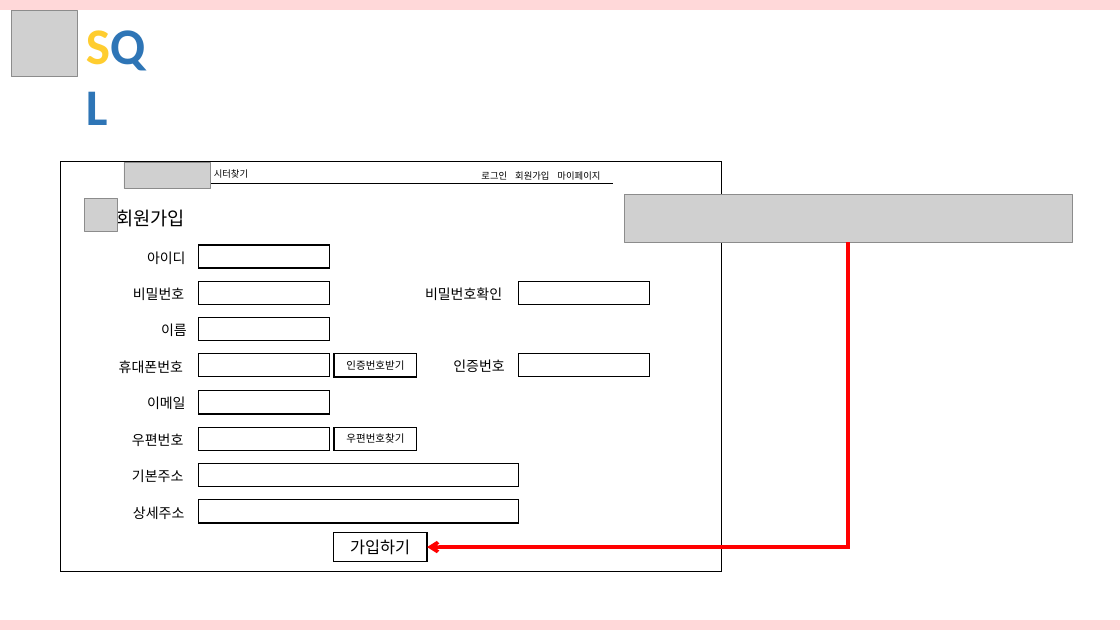
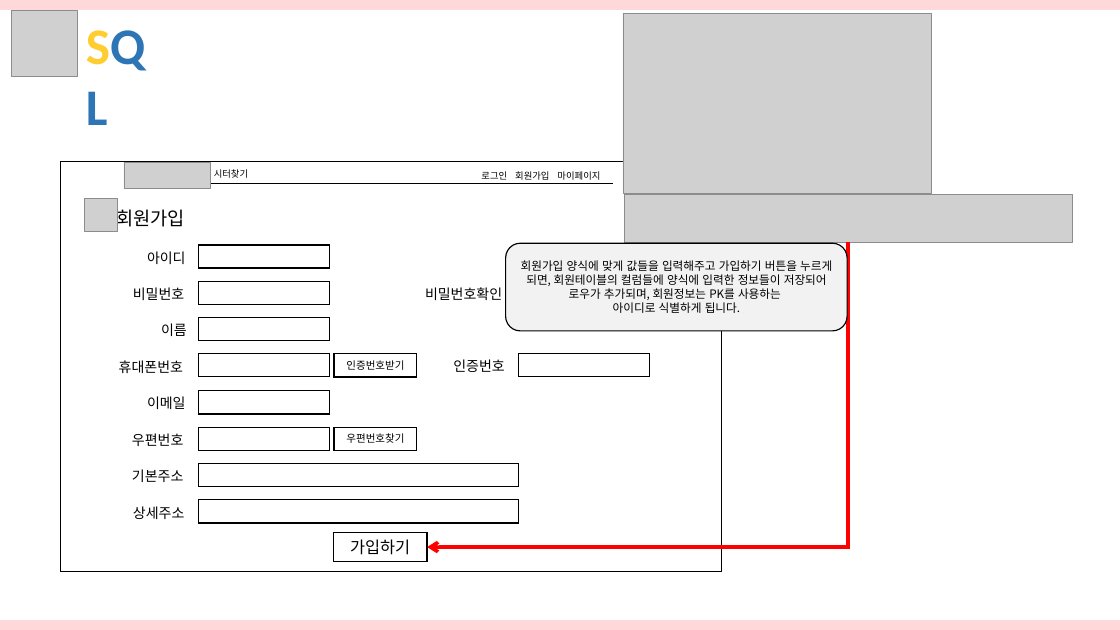
Before and after one commit to hhsw07/ezen-academy-projects, a slide deck: slide 11 of 3조 화면설계서 - SQL 통합.pptx (slide 10 before the commit). Drawn at 1120x630 pixels with LibreOffice and Linux fonts; fonts in the diff are those of the drawing; grey boxes stand for pictures. Boxes give left, top, right and bottom in pixels: in the first picture for what was removed or moved away, otherwise in the second. Text is boxed around its words. In the diff, an @@ line names an element or a change of style, - is before the commit and + after.

```diff
--- a/3조 화면설계서 - SQL 통합.pptx
+++ b/3조 화면설계서 - SQL 통합.pptx
@@ picture added at <box>623,13,932,194</box> @@
@@ rounded rectangle added at <box>506,244,847,331</box>, fill #F2F2F2, outline #000000 1 pt, 10 pt, text #000000 @@
+회원가입 양식에 맞게 값들을 입력해주고 가입하기 버튼을 누르게 되면, 회원테이블의 컬럼들에 양식에 입력한 정보들이 저장되어 로우가 추가되며, 회원정보는 PK를 사용하는
+아이디로 식별하게 됩니다.
@@ rectangle removed at <box>518,281,649,305</box> @@
```
Also in this commit, not shown: 30 other slides changed, 2 slides added.
